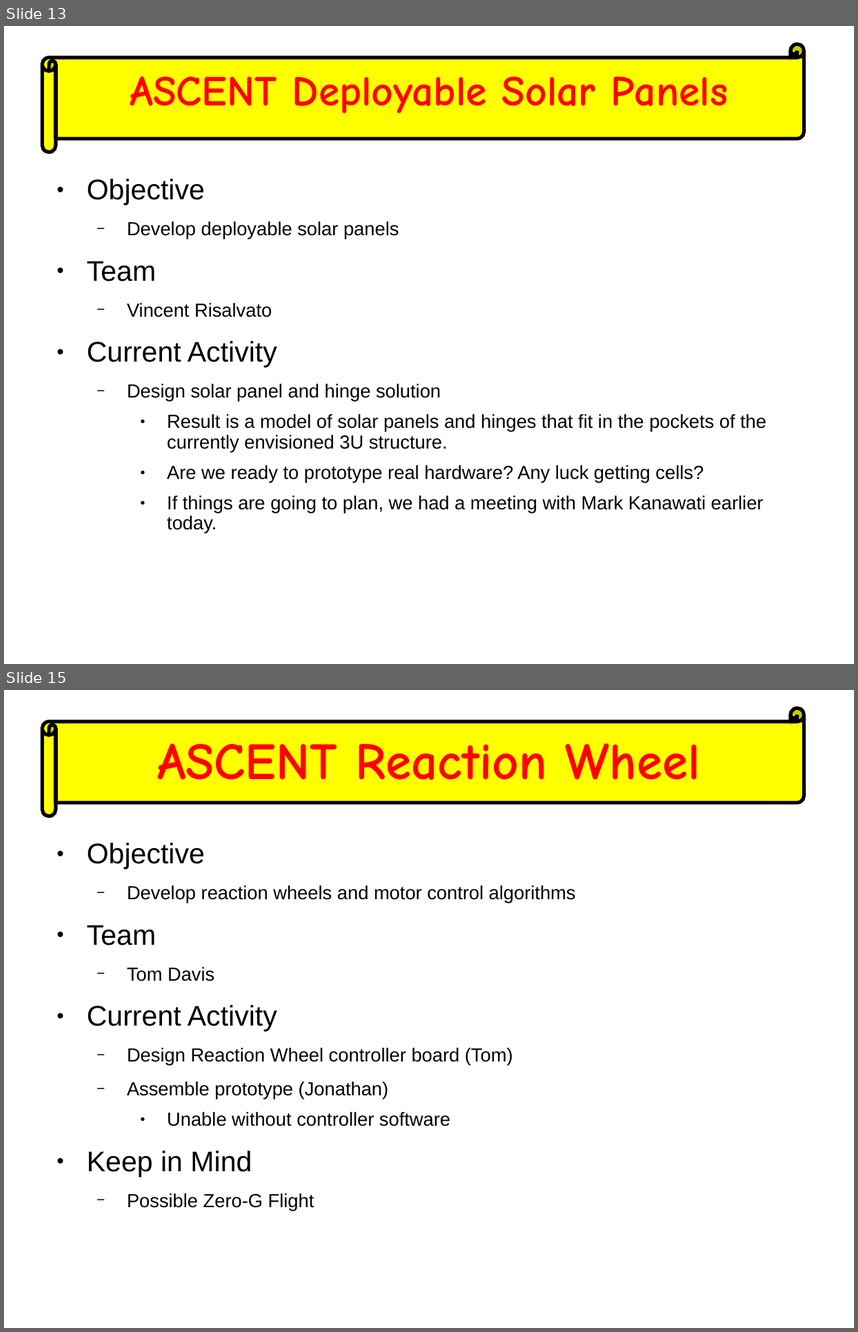
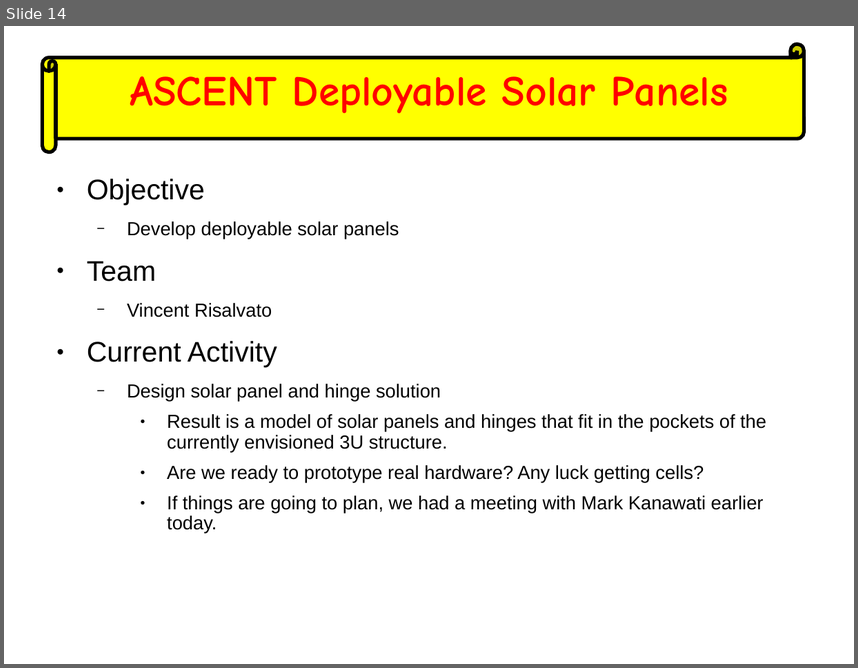
Before and after one commit to AMSAT-NA/fox-plus, a slide deck: weekly_engineering_meetings/2023-03-22/ASCENT-FOX+ Slide.odp. Shown one above the other, each under a label of ours: slides 13 and 15 before the commit, slide 14 after it; the slides between them are not shown. The pictures are 858x1332 and 858x668 pixels, drawn with LibreOffice and Linux fonts; fonts in the diff are those of the drawing. Boxes give left, top, right and bottom in pixels: in the first picture for what was removed or moved away, otherwise in the second. Text is boxed around its words. In the diff, an @@ line names an element or a change of style, - is before the commit and + after.

```diff
--- a/weekly_engineering_meetings/2023-03-22/ASCENT-FOX+ Slide.odp
+++ b/weekly_engineering_meetings/2023-03-22/ASCENT-FOX+ Slide.odp
@@ slide 15 removed at [4, 690, 854, 1328], background #FFFFFF @@
@@ horizontal scroll removed at [42, 708, 804, 816] @@
@@ text removed at [157, 743, 700, 780] @@
-ASCENT Reaction Wheel
@@ text removed at [87, 842, 576, 1210] @@
-● Objective
-  − Develop reaction wheels and motor control algorithms
-● Team
-  − Tom Davis
-● Current Activity
-  − Design Reaction Wheel controller board (Tom)
-  − Assemble prototype (Jonathan)
-    ● Unable without controller software
-● Keep in Mind
-  − Possible Zero-G Flight
@@ what was slide 13 is now slide 14 @@
```
Also in this commit, not shown: 5 slides changed, 2 slides added, 1 other slide removed, 3 other files.
